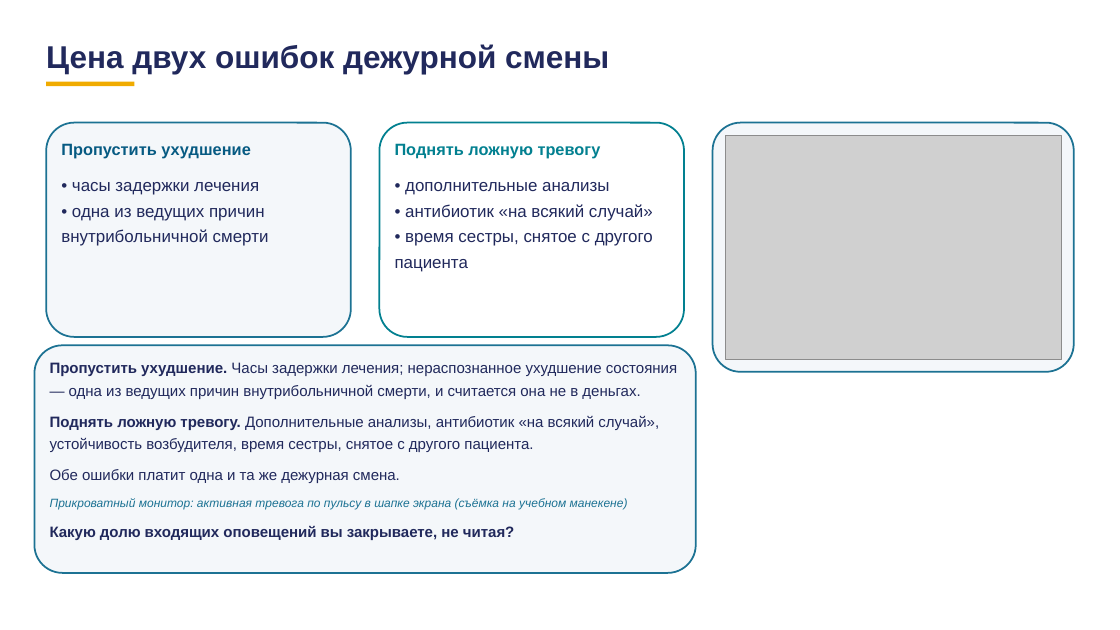
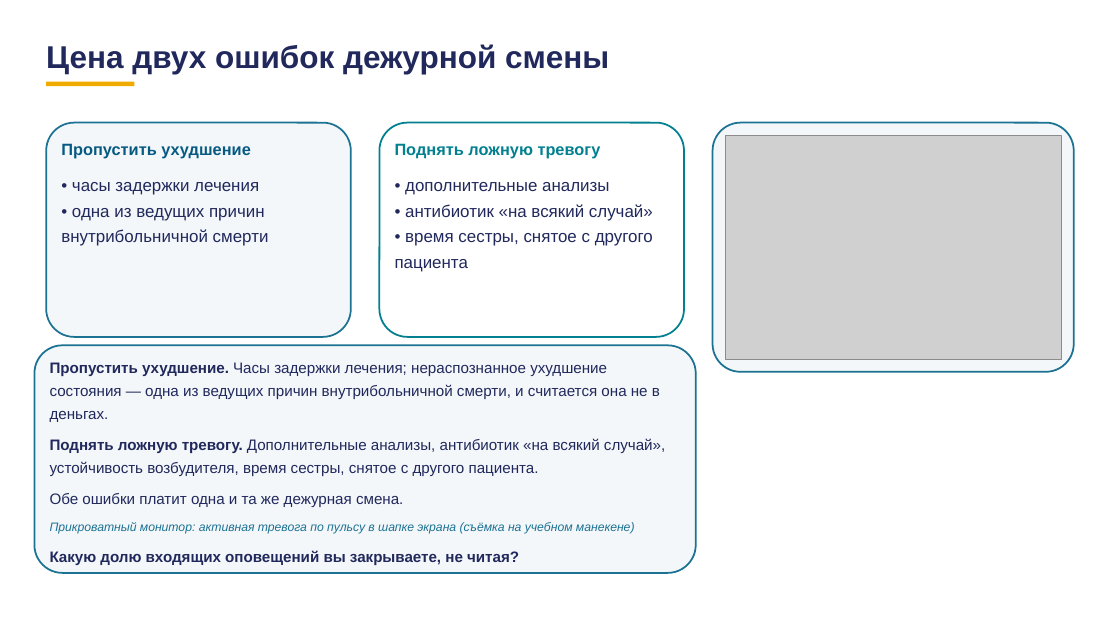
Before and after one commit to tellina-study/AI-usage-lessons, a slide deck: slide 53 of library/lectures/lec-07/rework/deck/lec-07-karkas.pptx. Drawn at 1120x630 pixels with LibreOffice and Linux fonts; fonts in the diff are those of the drawing; grey boxes stand for pictures. Boxes give left, top, right and bottom in pixels: in the first picture for what was removed or moved away, otherwise in the second. Text is boxed around its words. In the diff, an @@ line names an element or a change of style, - is before the commit and + after.

```diff
--- a/library/lectures/lec-07/rework/deck/lec-07-karkas.pptx
+++ b/library/lectures/lec-07/rework/deck/lec-07-karkas.pptx
@@ text "Пропустить ухудшение. Часы задержки лечения; ..." at <box>50,362,665,565</box>: size 12.9 to 13 pt in "Пропустить ухудшение. Часы задержки лечения; нераспознанное  ...", "Поднять ложную тревогу. Дополнительные анализы, антибиотик « ...", "Обе ошибки платит одна и та же ...", "Какую долю входящих оповещений вы закрываете, не ..."; size 10.3 to 10.5 pt in "Прикроватный монитор: активная тревога по пульсу в ..." @@
```
Also in this commit, not shown: 43 other slides changed, 15 other files.
